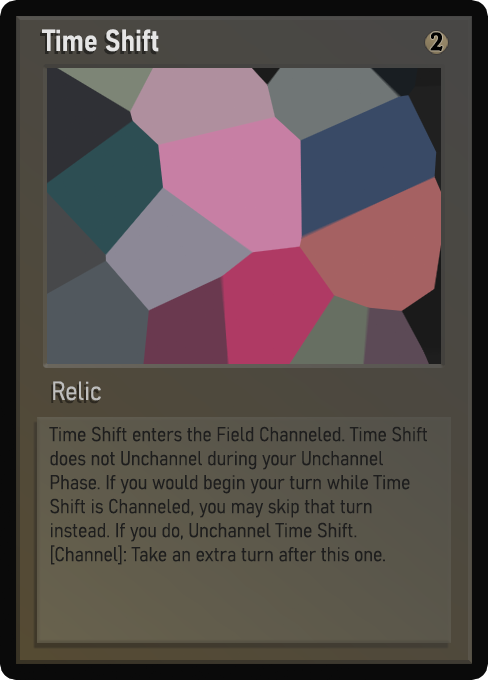
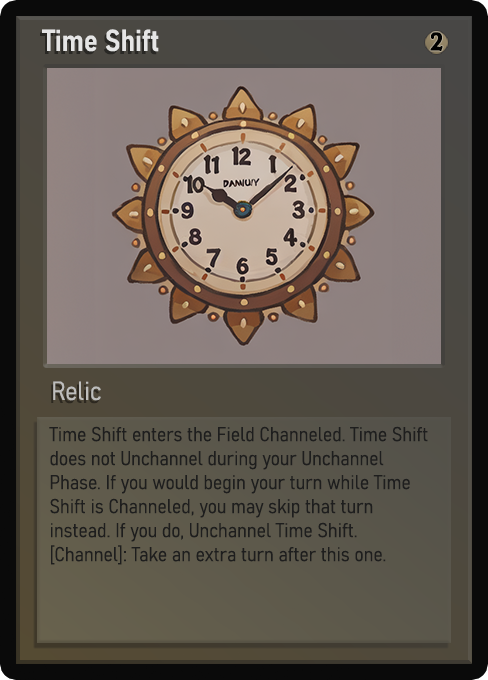
Layers edited between the first and the second 488×680 image:
painted on "Name" over [67, 29, 120, 52]
painted on "Class" over [59, 383, 101, 401]
painted on "Desc_small" over [50, 426, 428, 562]
painted on "Artwork" over [47, 68, 441, 364]
